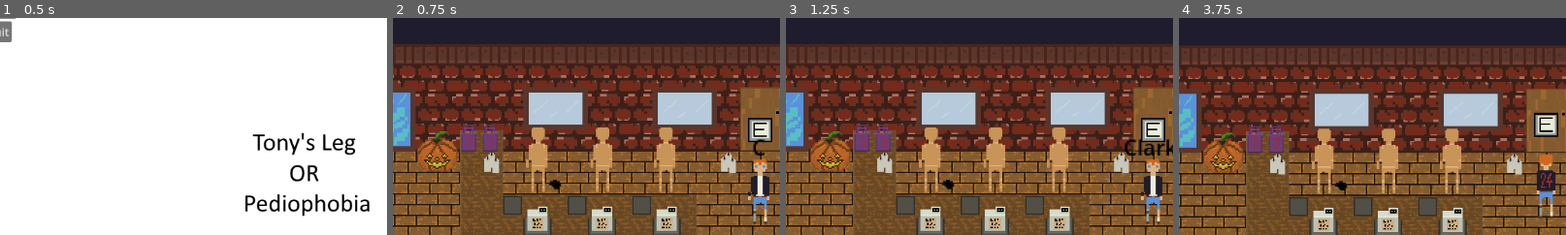
Above: before the commit, frames 1-4 (left to right).
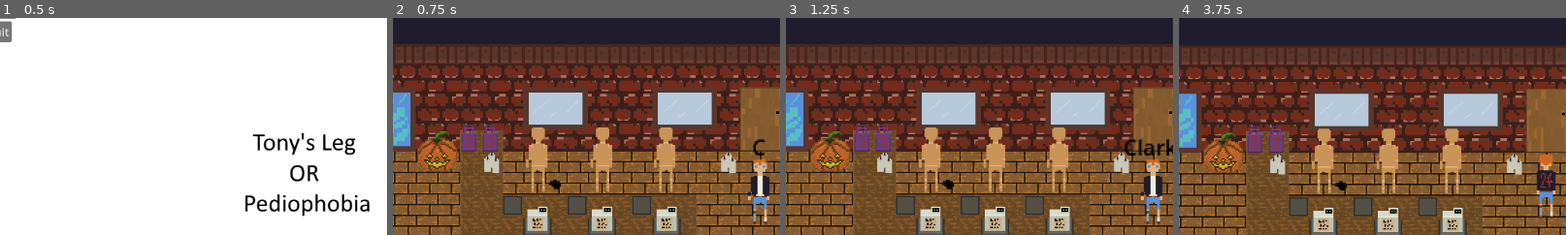
Above: after the commit, the same moments.

Repository: MisterReaper/Pediophobia
Game: Godot game, scene res://system/title_screen.tscn
Two runs of this game, one before a commit and one after it. Both use one fixed random seed, a clock stepped at 60 frames per second and the inputs below.
Inputs:
- Up to frame 1 (0.5 s): no input
- Up to frame 2 (0.75 s): click "Start" at 0.5 s
- Up to frame 3 (1.25 s): no input
- Up to frame 4 (3.75 s): tap Enter at 1.25 s; hold Right (ui_right) 1.28-2.03 s; tap E (interact) at 1.35, 2.1, 3.05 s; hold Down (ui_down) 2.03-2.78 s; hold Right (ui_right) 2.78-3.53 s; hold Shift 2.78-3.53 s; hold Up (ui_up) from 3.53 s (still down); tap R at 3.6 s
The pictures show only the part of the screen within x 3-53%, y 10-60%; the shares and areas given below are measured in that part.

Frame 1 is identical in both runs. In frame 2, 0.7% of the frame differs, in the area x 91-98%, y 45-58%; in frame 3, 0.7%; in frame 4, 0.7%.

Commit message:
Turned E-Prompt to invisible at start again Readded interaction priority for cabine

Diff:
--- a/objects/main_character.tscn
+++ b/objects/main_character.tscn
@@ -188,6 +188,7 @@
 }]
 
 [sub_resource type="CircleShape2D" id="CircleShape2D_40ura"]
+radius = 5.0
 
 [sub_resource type="CapsuleShape2D" id="CapsuleShape2D_45ds5"]
 radius = 9.0
@@ -207,6 +208,7 @@
 shape = SubResource("CircleShape2D_40ura")
 
 [node name="KeyPrompt" type="Sprite2D" parent="."]
+visible = false
 position = Vector2(0, -46)
 scale = Vector2(0.5625, 0.5625)
 texture = ExtResource("3_3imsg")
--- a/scripts/main_character.gd
+++ b/scripts/main_character.gd
@@ -117,6 +117,7 @@
 				area.get_parent().leaveCabine()
 			else:
 				dialog(["Seems to be occupied."])
+			return
 		elif area.name == "KeyInteractionBox":
 			overlay.addToContainer("key")
 			overlay.changeObjective("Objective:\nGet to the exit!")
@@ -130,6 +131,7 @@
 			print_debug("Nothing else to say?")
 			dialog(area.get_parent().interact())
 		elif area.has_method("interact"):
+			#For Interactable areas f.e. front door
 			dialog(area.interact())
 
 func deathBy(enemy):
Not shown: 1 places in objects/main_character.tscn that only renumber resources
